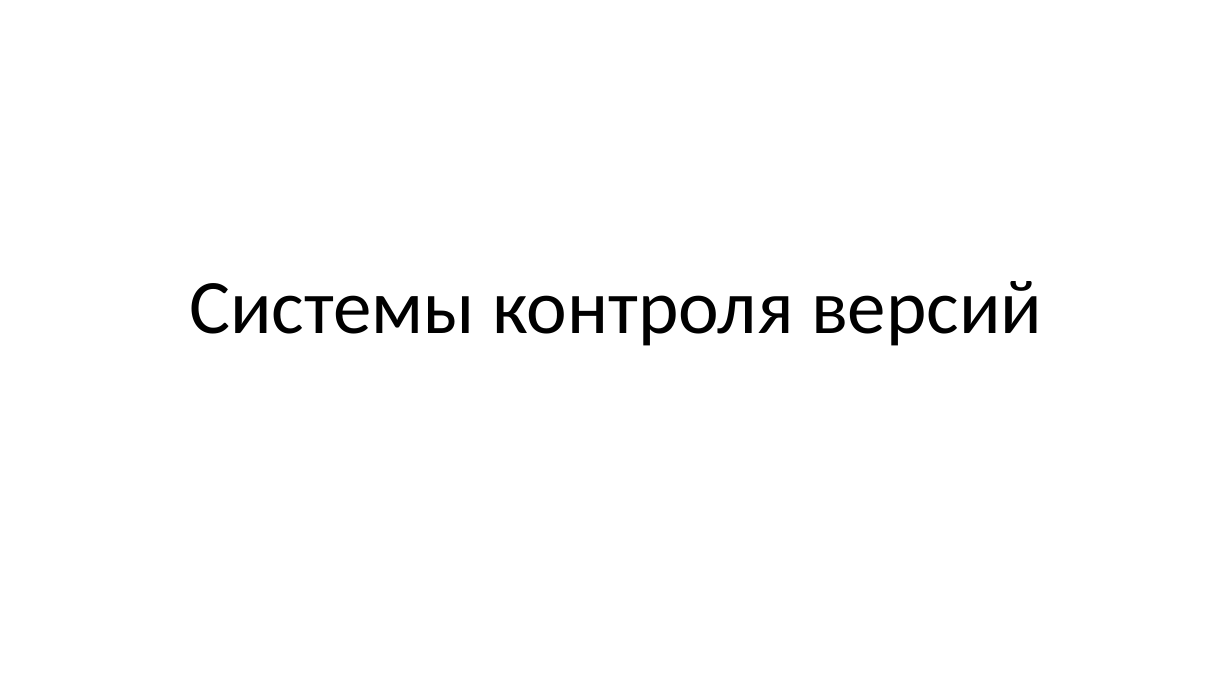
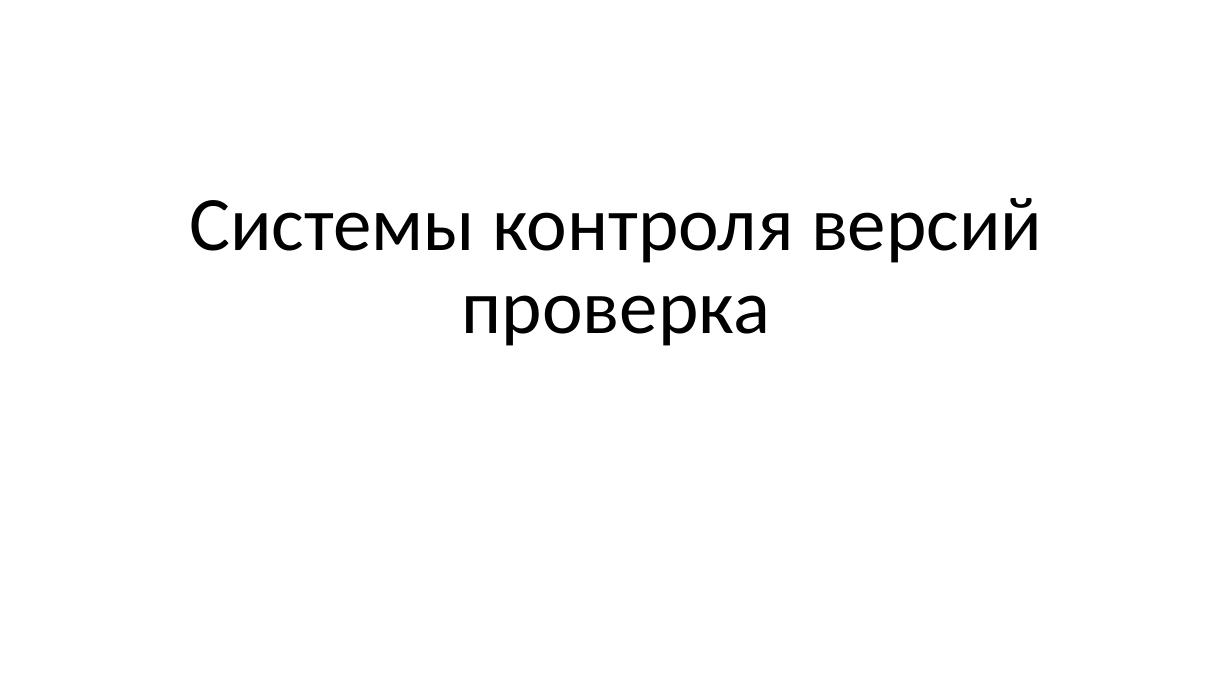
Before and after one commit to waxlight/presentation, a slide deck: slide 1 of Системы контроля версий.pptx. Drawn at 1232x693 pixels with LibreOffice and Linux fonts; fonts in the diff are those of the drawing. Boxes give left, top, right and bottom in pixels: in the first picture for what was removed or moved away, otherwise in the second. Text is boxed around its words. In the diff, an @@ line names an element or a change of style, - is before the commit and + after.

Commit message:
Изменил заголовок

```diff
--- a/Системы контроля версий.pptx
+++ b/Системы контроля версий.pptx
@@ title at (189, 198, 1042, 346): text changed @@
-Системы контроля версий
+Системы контроля версий
+проверка
```
